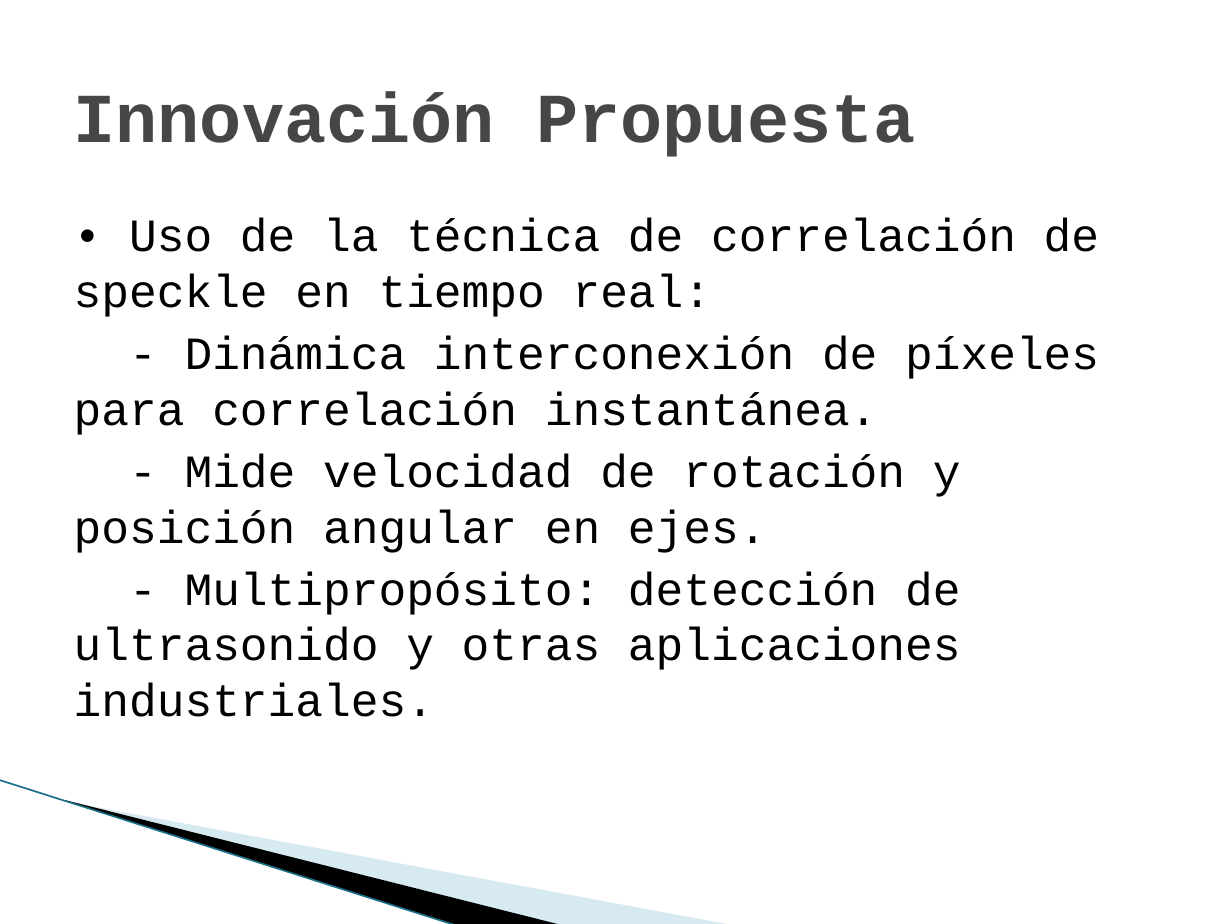
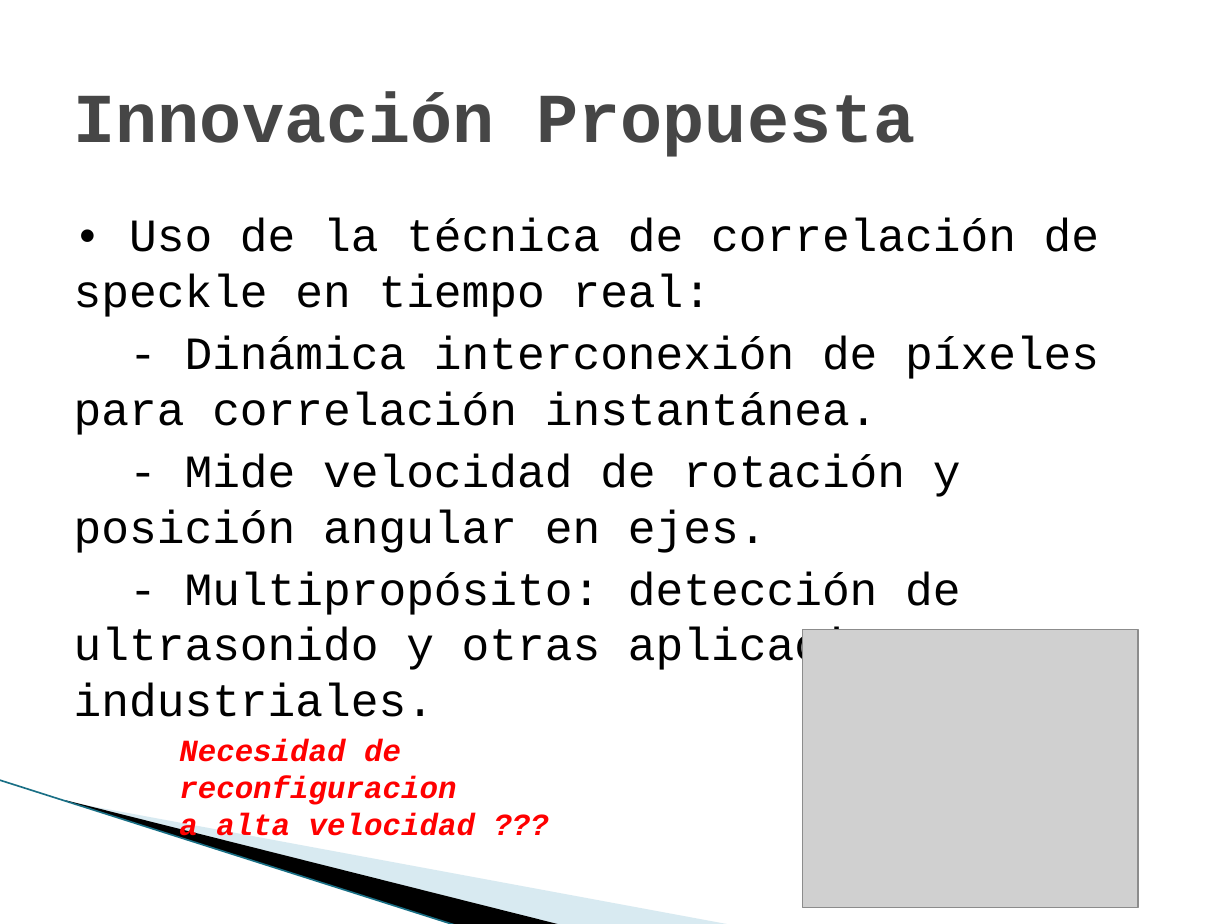
Before and after one commit to marianomorel/maestria-repo, a slide deck: slide 10 of sensores_cmos_presentacion.pptx. Drawn at 1232x924 pixels with LibreOffice and Linux fonts; fonts in the diff are those of the drawing; grey boxes stand for pictures; background and template pictures are left out. Boxes give left, top, right and bottom in pixels: in the first picture for what was removed or moved away, otherwise in the second. Text is boxed around its words. In the diff, an @@ line names an element or a change of style, - is before the commit and + after.

```diff
--- a/sensores_cmos_presentacion.pptx
+++ b/sensores_cmos_presentacion.pptx
@@ picture added at box(802, 630, 1137, 908) @@
@@ text added at box(179, 739, 475, 844), 18 pt, text #FF0000, bold, italic @@
+Necesidad de reconfiguracion
+a alta velocidad ???
```
Also in this commit, not shown: 7 other slides changed, 6 other files.
